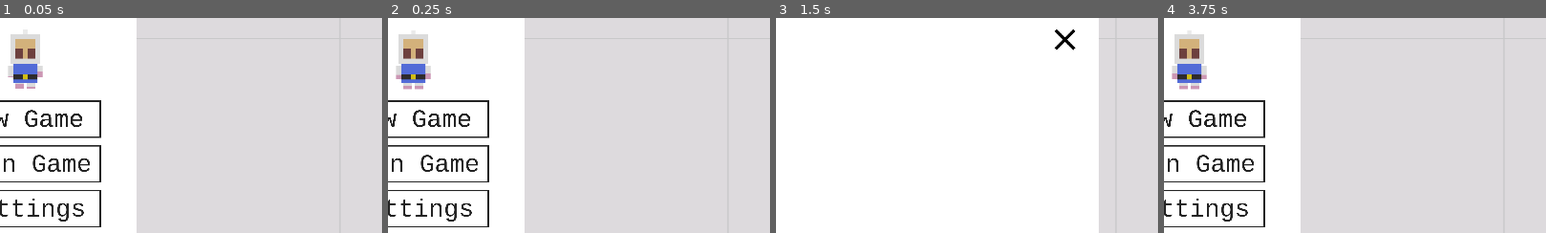
Above: before the commit, frames 1-4 (left to right).
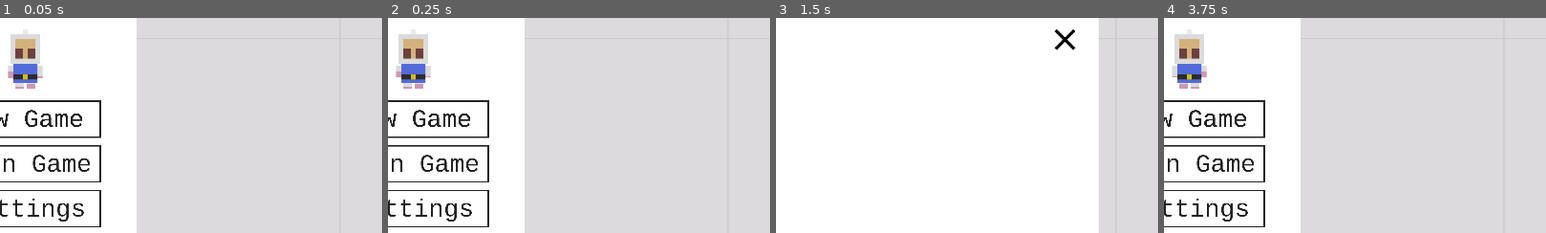
Above: after the commit, the same moments.

Repository: AmarOk1412/Eksplode.re
Game: Godot game, scene res://Lobby.tscn
Two runs of this game, one before a commit and one after it. Both use one fixed random seed, a clock stepped at 60 frames per second and the inputs below. Sound files missing from this copy of the repository are replaced by a short silence.
Inputs (mouse positions are % of the whole screen's width and height, from its top left):
- Up to frame 1 (0.05 s): no input
- Up to frame 2 (0.25 s): no input
- Up to frame 3 (1.5 s): tap Enter (ui_accept) at 0.5, 0.77 s; hold Right (ui_right) 0.53-1.25 s; click (50, 37) at 1.25 s
- Up to frame 4 (3.75 s): click (85, 81) at 2 s; click (85, 81) at 2.75 s; click (85, 19) at 3.5 s
The pictures show only the part of the screen within x 47-97%, y 14-64%; the shares and areas given below are measured in that part.

The runs differ from the first frame. In frame 1, 0.1% of the frame differs, in the area x 2-12%, y 24-32%; in frame 2, 0.1%; in frame 3, nothing differs; in frame 4, 0.1%.
Error in both runs: Assertion failed. (res://gamestate.gd:86)

Commit message:
end: manage objects via an y-sort node
Issue: #1

Diff:
--- a/GameTimer.gd
+++ b/GameTimer.gd
@@ -1,7 +1,7 @@
 extends Label
 
 var time = 0
-var total = 180
+var total = 70
 const prefs = preload("res://Utils/constant.gd")
 
 func _process(delta):
--- a/Lobby.tscn
+++ b/Lobby.tscn
@@ -123,7 +123,7 @@
 position = Vector2( 150, 70 )
 scale = Vector2( 0.33, 0.33 )
 frames = SubResource( 3 )
-frame = 4
+frame = 9
 playing = true
 
 [node name="Settings" type="Panel" parent="."]
--- a/Main.gd
+++ b/Main.gd
@@ -21,7 +21,7 @@
 	p.type = type
 	p.position = pos
 	p.playerName = playerName
-	self.add_child(p)
+	$ObjectSort.add_child(p)
 
 func spawn_box(box_data):
 	var box = destructibleBox.instance()
@@ -33,7 +33,7 @@
 		box.get_node("Sprite").set_texture(boxTexture)
 	box.add_to_group("Box")
 	box.position = box_data[1]
-	self.add_child(box)
+	$ObjectSort.add_child(box)
 
 func check_winner():
 	var players = get_tree().get_nodes_in_group("Player")
--- a/Main.tscn
+++ b/Main.tscn
@@ -569,5 +569,7 @@
 margin_bottom = 548.684
 rect_scale = Vector2( 0.33, 0.33 )
 texture_normal = ExtResource( 8 )
+
+[node name="ObjectSort" type="YSort" parent="."]
 [connection signal="timeout" from="GameTimer/ms" to="GameTimer" method="_on_ms_timeout"]
 [connection signal="pressed" from="NodeWinningLabel/LeaveButton" to="." method="_on_LeaveButton_pressed"]
--- a/gamestate.gd
+++ b/gamestate.gd
@@ -141,6 +141,11 @@
 			var playerPos = tileMap.world_to_map(player.get_position())
 			if playerPos == boxTile:
 				player.explode()
+		for box in get_tree().get_nodes_in_group("Box"):
+			var mapBoxPos = tileMap.world_to_map(box.get_position() + Vector2(prefs.CELL_SIZE/2, prefs.CELL_SIZE))
+			if mapBoxPos == boxTile + Vector2(1, 2):
+				box.queue_free()
+		print(boxTile + Vector2(0, 4))
 		self.currentWorld.spawn_box([
 			false,
 			boxPos + Vector2(prefs.CELL_SIZE/2, prefs.CELL_SIZE)
